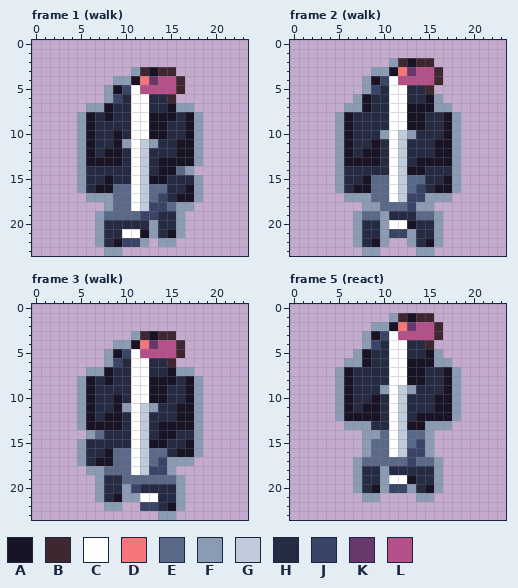
Two states of a pixel-art file, art/minis/dog-pierre@50.aseprite. That is the earlier state.
24x24 pixels, 18 frames. Shown: frame 1 (walk), frame 2 (walk), frame 3 (walk), frame 5 (react). The commit also changed other frames, which this record leaves out.
Palette (. is transparent): A #181425  B #3e2731  C #ffffff  D #f6757a  E #5a6988  F #8b9bb4  G #c0cbdc  H #262b44  J #3a4466  K #68386c  L #b55088
Pixels before, frame 1 (walk), first column x 5:
 3 ......FBABB...
 4 ....FFADKLLB..
 5 ...FAJCLLLLB..
 6 ...FJHCCHHB...
 7 .FFAHHCCHHAFF.
 8 FAHAHHCCAAAHAF
 9 FAHHHHCCAAHHAF
10 FAHHAHCCAAHHAF
11 FAHHAFCGFHHAAF
12 FAHAAHCGHHHAAF
13 FAAAAHCGHAAAAF
14 FHHHHHCGHAAEF.
15 FHHAHHCGAAHHHF
16 FHAAEECGEEHHAF
17 .FFFEECGEJHAAF
18 ...FEECGJJEFF.
19 ..FEEEEJJHHF..
20 ..FHHHHHFHHF..
21 ..FHHCCAFHAF..
22 ..FHAJJF.FF...
23 ...FF.........
Pixels before, frame 2 (walk), first column x 5:
 2 ......FBABB...
 3 ....FFADKLLB..
 4 ...FAJCLLLLB..
 5 ...FJHCCHHB...
 6 ..FAHHCCHHAF..
 7 .FFAHHCCAAAFF.
 8 FAHHHHCCAAHHAF
 9 FAHHHHCCAAHHAF
10 FAHHHFCGFHHHAF
11 FAHHAHCGHHHAAF
12 FAHAAHCGHHHAAF
13 FAAAAHCGHAAAAF
14 FHHHHHCGAAHHHF
15 FHHAEECGEEHHAF
16 FHAAEECGEJHAAF
17 .FFFEECGJJFFF.
18 ...FFEEEJFF...
19 ..FEEFHHHEEF..
20 ..FHHFCCAHHF..
21 ..FHHFJJFHHF..
22 ..FHAF..FHAF..
23 ...FF....FF...
Pixels before, frame 3 (walk), first column x 5:
 3 ......FBABB...
 4 ....FFADKLLB..
 5 ...FAJCLLLLB..
 6 ...FJHCCHHB...
 7 .FFAHHCCHHAFF.
 8 FAHAHHCCAAAHAF
 9 FAHHHHCCAAHHAF
10 FAHHAHCCAAHHAF
11 FAHHAFCGFHHAAF
12 FAHAAHCGHHHAAF
13 FAAAAHCGHAAAAF
14 .FEHHHCGHAAHHF
15 FHHHHHCGAAHHAF
16 FHHAEECGEEHAAF
17 FHAAEECGEJFFF.
18 .FFEEECGJJF...
19 ..FHHEEEEEEF..
20 ..FHHFJHHHHF..
21 ..FHAFFCCHHF..
22 ...FF..JJHAF..
23 .........FF...
Pixels before, frame 5 (react), first column x 5:
 1 ......FBABB...
 2 ....FFADKLLB..
 3 ...FAJCLLLLB..
 4 ...FJHCCHHB...
 5 ..FAHHCCHHAF..
 6 .FFAHHCCAAAFF.
 7 FAHHHHCCAAHHAF
 8 FAHHHHCCAAHHAF
 9 FAHHHFCGFHHHAF
10 FAHHAHCGHHHAAF
11 FAHAAHCGHHHAAF
12 FAAAAHCGHAAAAF
13 .FFFHHCGAAFFF.
14 ...FFECGEEF...
15 ...FEECGEJF...
16 ...FEECGJJF...
17 ..FEEEEEJEEF..
18 ..FHHFHHHHHF..
19 ..FHHFCCAHHF..
20 ..FHAFJJFHAF..
21 ...FF....FF...
And afterwards:
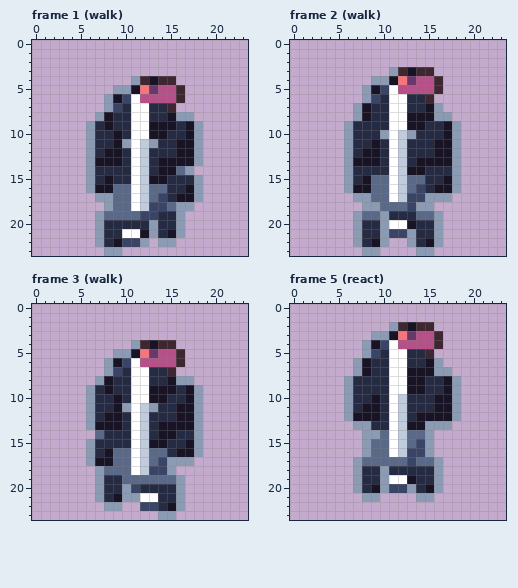
From old to new:
Frame 1 (walk):
y 3: x 11..15 FBABB -> .....
y 4: x 9..16 FFADKLLB -> ..FBABB.
y 5: x 8..13 FAJCLL -> .FFADK
y 6: x 9..10 JH -> AJ; x 12..16 CHHB. -> LLLLB
y 7: x 6..9 FFAH -> ..FJ; x 15..17 AFF -> B..
y 8: x 5..7 FAH -> ..F; x 13..14 AA -> HH; x 16..18 HAF -> FF.
y 9: x 5..6 FA -> .F; x 8 H -> A; x 15 H -> A
y 10..13: x 5..6 FA -> .F
y 14..16: x 5..6 FH -> .F
y 17: x 6 F -> .
Frame 2 (walk):
y 2: x 11..15 FBABB -> .....
y 3: x 9..16 FFADKLLB -> ..FBABB.
y 4: x 8..13 FAJCLL -> .FFADK
y 5: x 9..10 JH -> AJ; x 12..16 CHHB. -> LLLLB
y 6: x 7..9 FAH -> .FJ; x 15..16 AF -> B.
y 7: x 6 F -> .; x 13..14 AA -> HH; x 17 F -> .
y 8: x 5..8 FAHH -> ..FA; x 15..18 HHAF -> AFF.
y 9..13: x 5..6 FA -> .F
y 14..16: x 5..6 FH -> .F
y 17: x 6 F -> .
Frame 3 (walk):
y 3: x 11..15 FBABB -> .....
y 4: x 9..16 FFADKLLB -> ..FBABB.
y 5: x 8..13 FAJCLL -> .FFADK
y 6: x 9..10 JH -> AJ; x 12..16 CHHB. -> LLLLB
y 7: x 6..9 FFAH -> ..FJ; x 15..17 AFF -> B..
y 8: x 5..7 FAH -> ..F; x 13..14 AA -> HH; x 16..18 HAF -> FF.
y 9: x 5..6 FA -> .F; x 8 H -> A; x 15 H -> A
y 10..13: x 5..6 FA -> .F
y 14: x 6 F -> .
y 15..17: x 5..6 FH -> .F
y 18: x 6 F -> .
Frame 5 (react):
y 1: x 11..15 FBABB -> .....
y 2: x 9..16 FFADKLLB -> ..FBABB.
y 3: x 8..13 FAJCLL -> .FFADK
y 4: x 9..10 JH -> AJ; x 12..16 CHHB. -> LLLLB
y 5: x 7..9 FAH -> .FJ; x 15..16 AF -> B.
y 6: x 6 F -> .; x 13..14 AA -> HH; x 17 F -> .
y 7: x 5..8 FAHH -> ..FA; x 15..18 HHAF -> AFF.
y 8: x 5..6 FA -> .F
y 9: x 5..6 FA -> .F; x 10 F -> H; x 12..14 GFH -> CAA
y 10..12: x 5..6 FA -> .F
y 13: x 6 F -> .
Changed places in both pictures, as pixel boxes (x1, y1, x2, y2):
changed: (77, 67, 203, 202)
changed: (335, 58, 461, 202)
changed: (77, 331, 203, 475)
changed: (335, 313, 461, 430)
